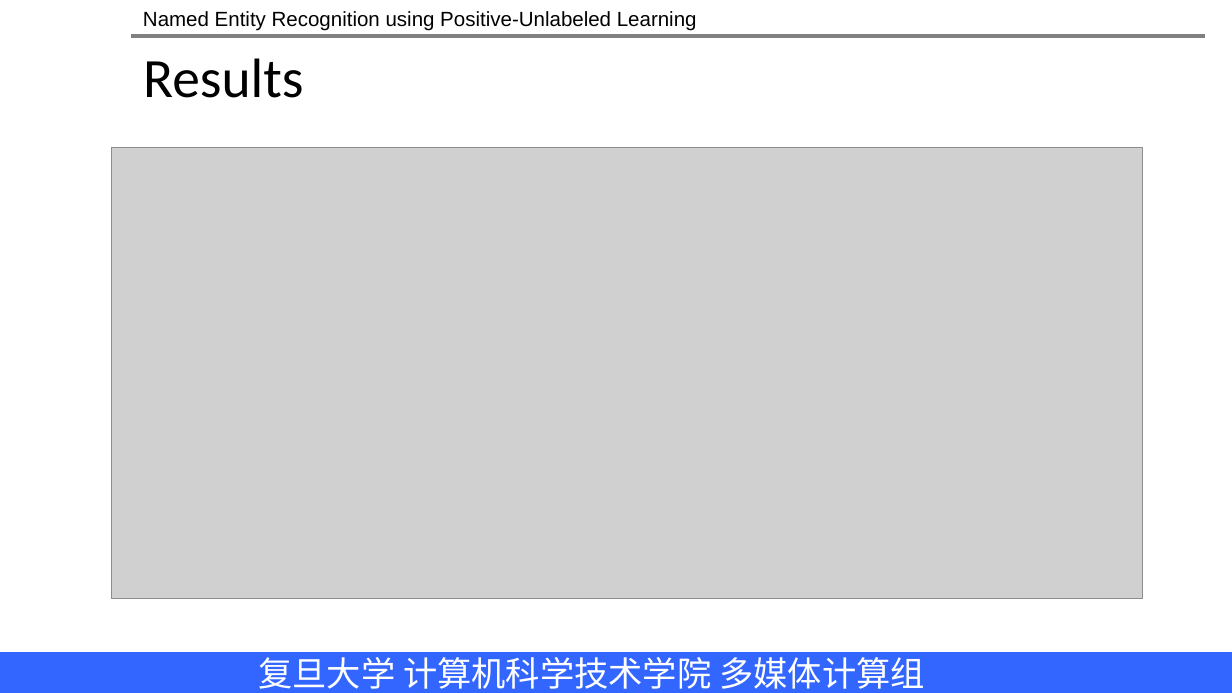
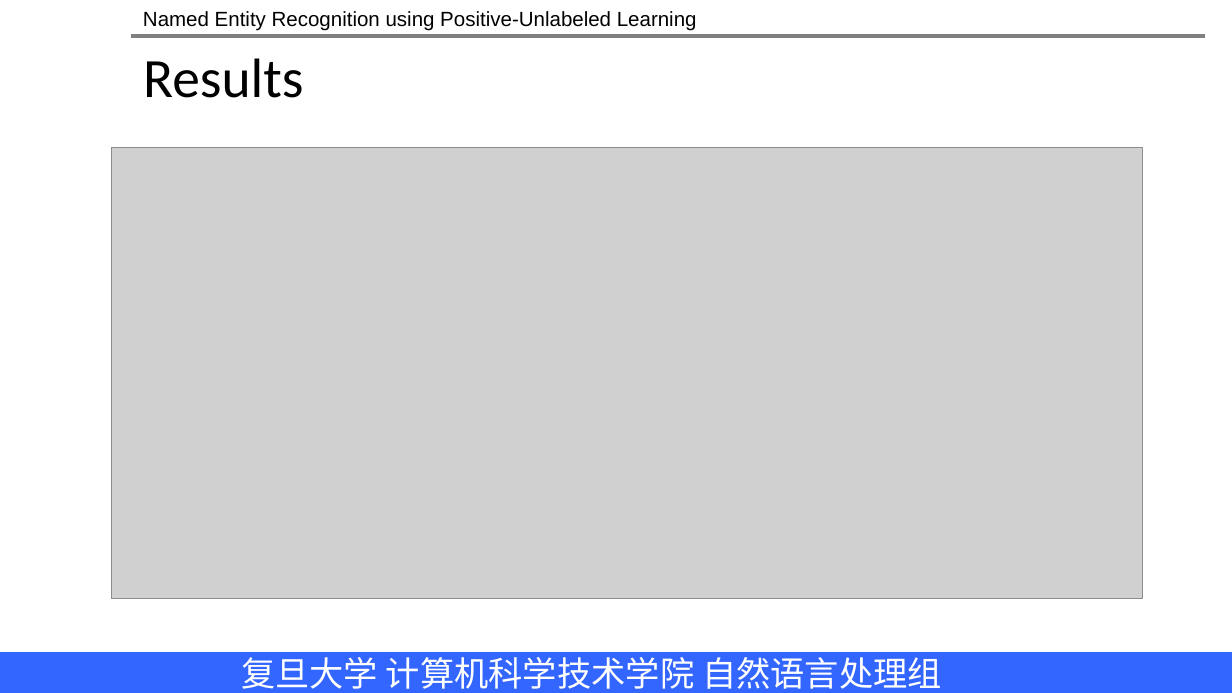
Before and after one commit to v-mipeng/LexiconNER, a slide deck: slide 12 of AIS_彭敏龙_Name_Entity_Recognition_using_Positive_Unlabeled_Learning.pptx. Drawn at 1232x693 pixels with LibreOffice and Linux fonts; fonts in the diff are those of the drawing; grey boxes stand for pictures; background and template pictures are left out. Boxes give left, top, right and bottom in pixels: in the first picture for what was removed or moved away, otherwise in the second. Text is boxed around its words. In the diff, an @@ line names an element or a change of style, - is before the commit and + after.

```diff
--- a/AIS_彭敏龙_Name_Entity_Recognition_using_Positive_Unlabeled_Learning.pptx
+++ b/AIS_彭敏龙_Name_Entity_Recognition_using_Positive_Unlabeled_Learning.pptx
@@ text at [241,657,942,689]: text changed @@
-复旦大学 计算机科学技术学院 多媒体计算组
+复旦大学 计算机科学技术学院 自然语言处理组
```
Also in this commit, not shown: 14 other slides changed.
